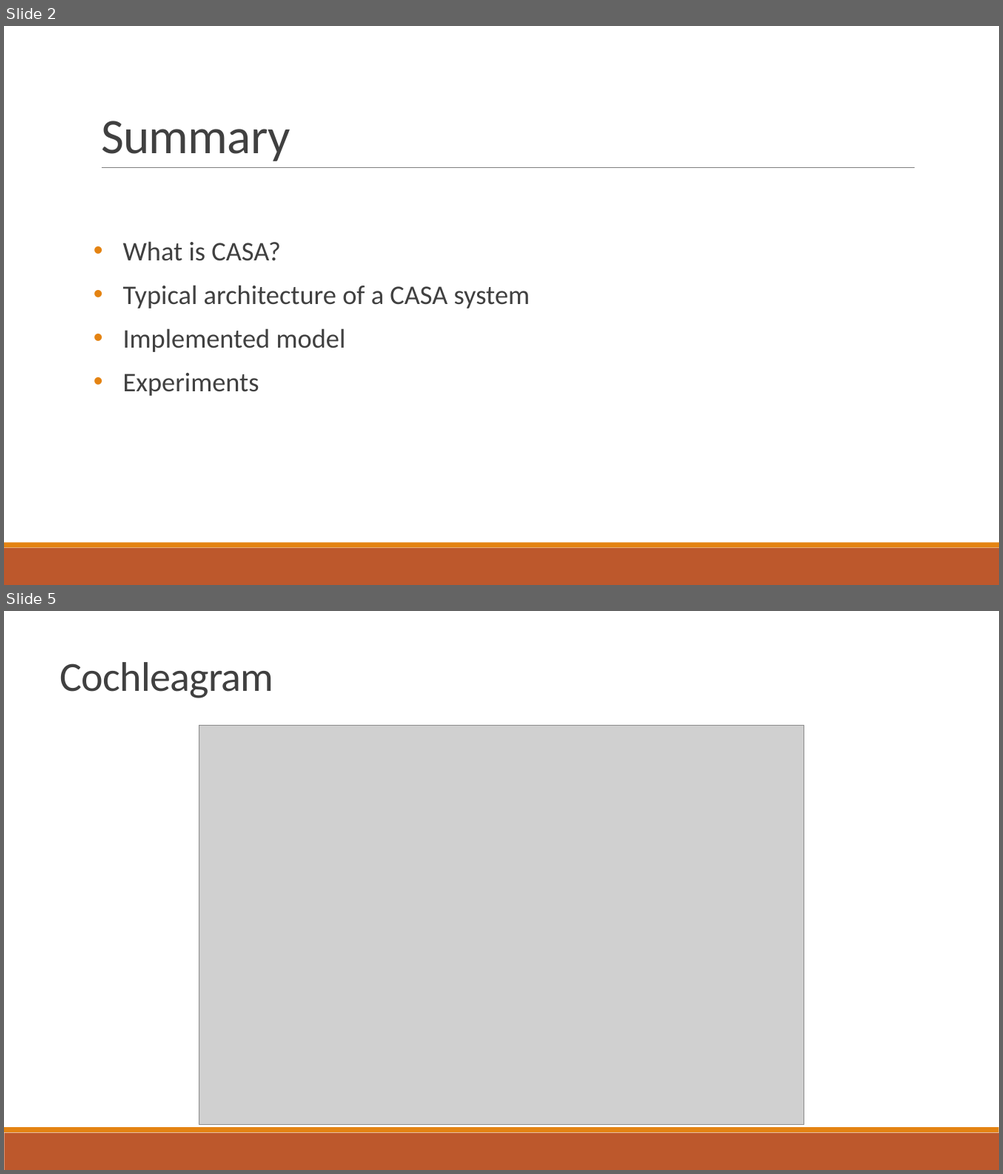
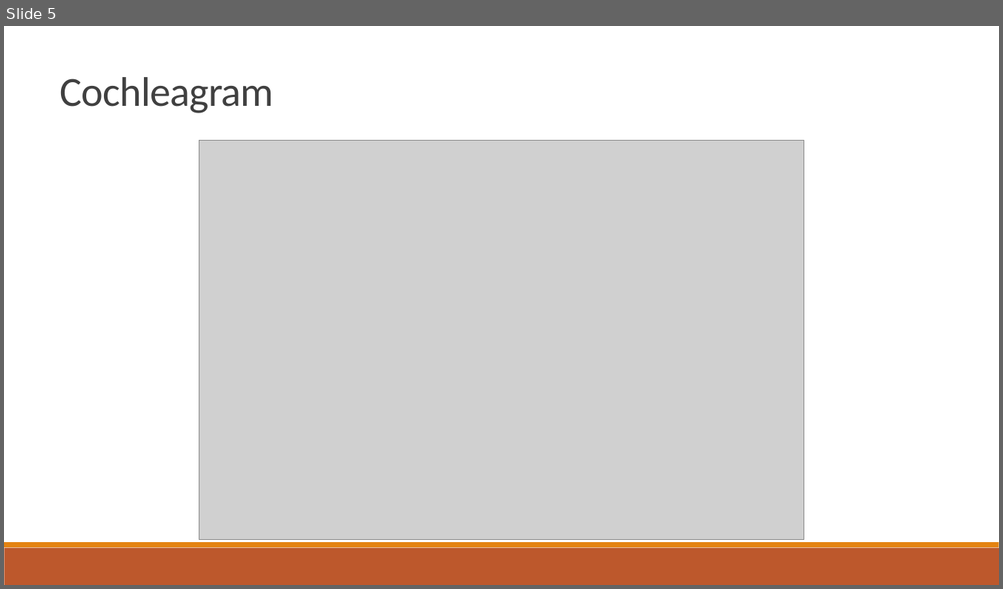
Before and after one commit to salveron/bachelors_thesis, a slide deck: presentation/presentation.pptx. Shown one above the other, each under a label of ours: slides 2 and 5 before the commit, slide 5 after it; the slides between them are not shown. The pictures are 1003x1174 and 1003x589 pixels, drawn with LibreOffice and Linux fonts; fonts in the diff are those of the drawing; grey boxes stand for pictures. Boxes give left, top, right and bottom in pixels: in the first picture for what was removed or moved away, otherwise in the second. Text is boxed around its words. In the diff, an @@ line names an element or a change of style, - is before the commit and + after.

```diff
--- a/presentation/presentation.pptx
+++ b/presentation/presentation.pptx
@@ slide 2 removed at [4, 26, 999, 585], background #FFFFFF; not listed: 2 template elements that a slide beside it also shows @@
@@ title removed at [101, 121, 290, 161] @@
-Summary
@@ line removed from (102, 168) to (915, 168) @@
@@ text removed at [123, 241, 530, 396] @@
-• What is CASA?
-• Typical architecture of a CASA system
-• Implemented model
-• Experiments
```
Also in this commit, not shown: 3 slides changed, 1 slide added, 8 other files.
